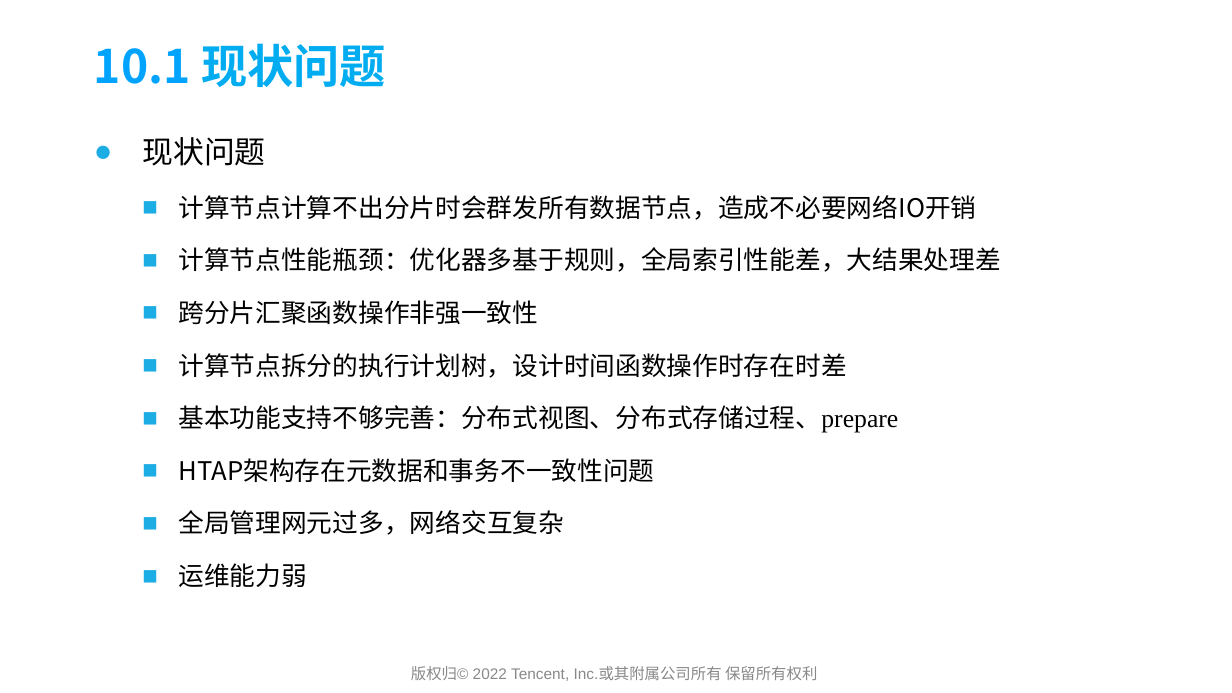
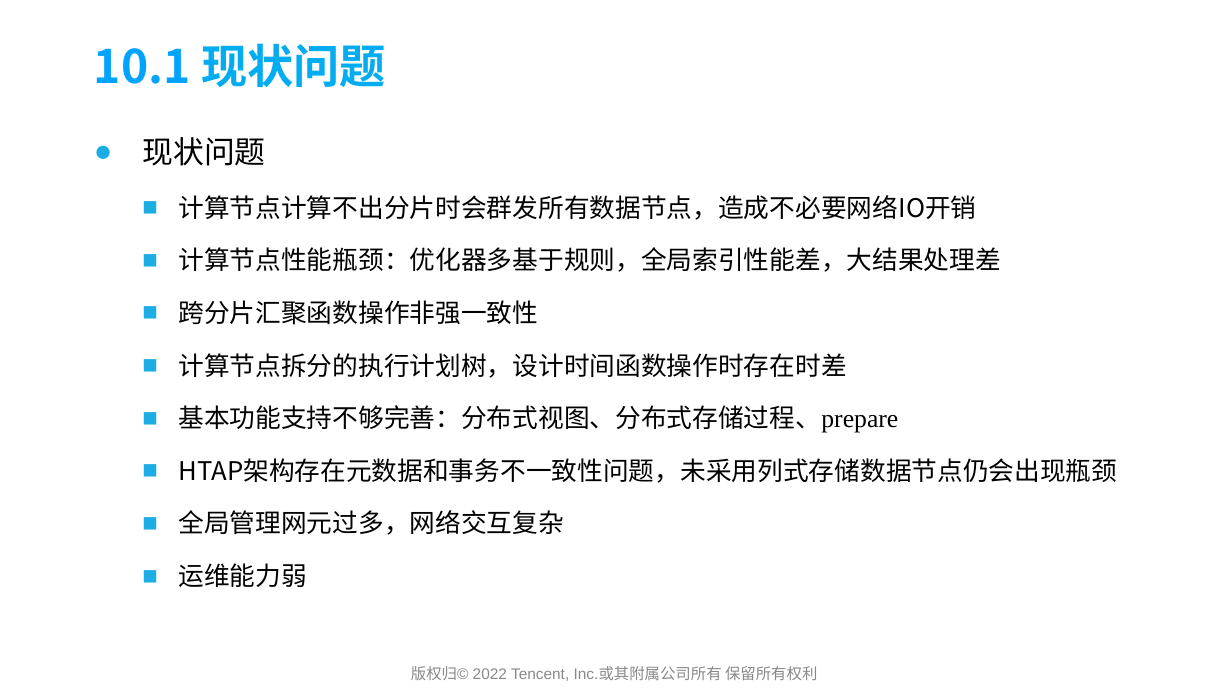
Before and after one commit to yedushusheng/mysql-learning, a slide deck: slide 54 of 28. OLTP/GoldenDB产品简介及架构解析.pptx. Drawn at 1232x693 pixels with LibreOffice and Linux fonts; fonts in the diff are those of the drawing; background and template pictures are left out. Boxes give left, top, right and bottom in pixels: in the first picture for what was removed or moved away, otherwise in the second. Text is boxed around its words. In the diff, an @@ line names an element or a change of style, - is before the commit and + after.

```diff
--- a/28. OLTP/GoldenDB产品简介及架构解析.pptx
+++ b/28. OLTP/GoldenDB产品简介及架构解析.pptx
@@ text at [178,458,1117,483]: text changed @@
-  ■ HTAP架构存在元数据和事务不一致性问题
+  ■ HTAP架构存在元数据和事务不一致性问题，未采用列式存储数据节点仍会出现瓶颈
```
Also in this commit, not shown: 1 other slide changed.
